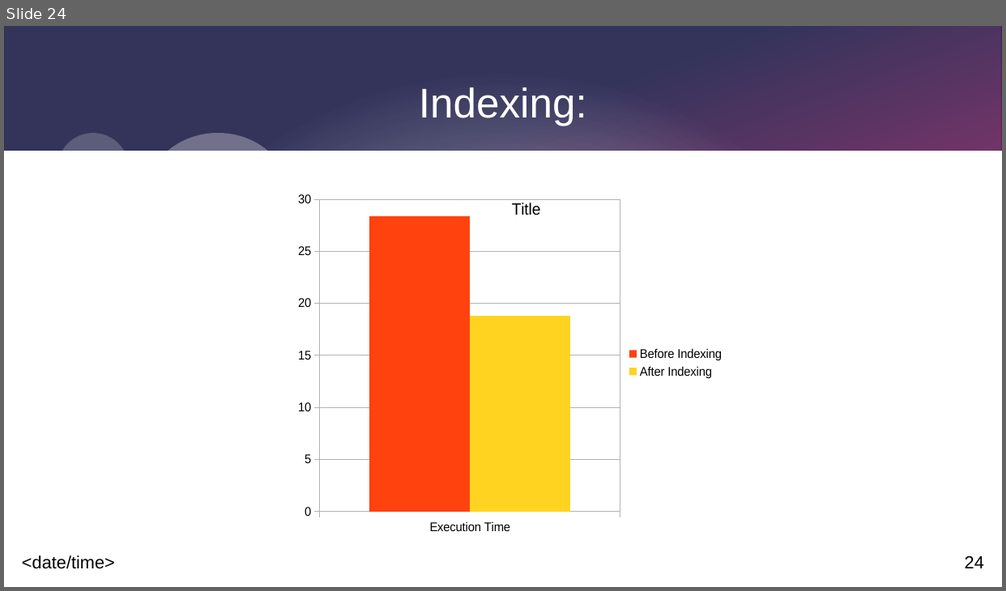
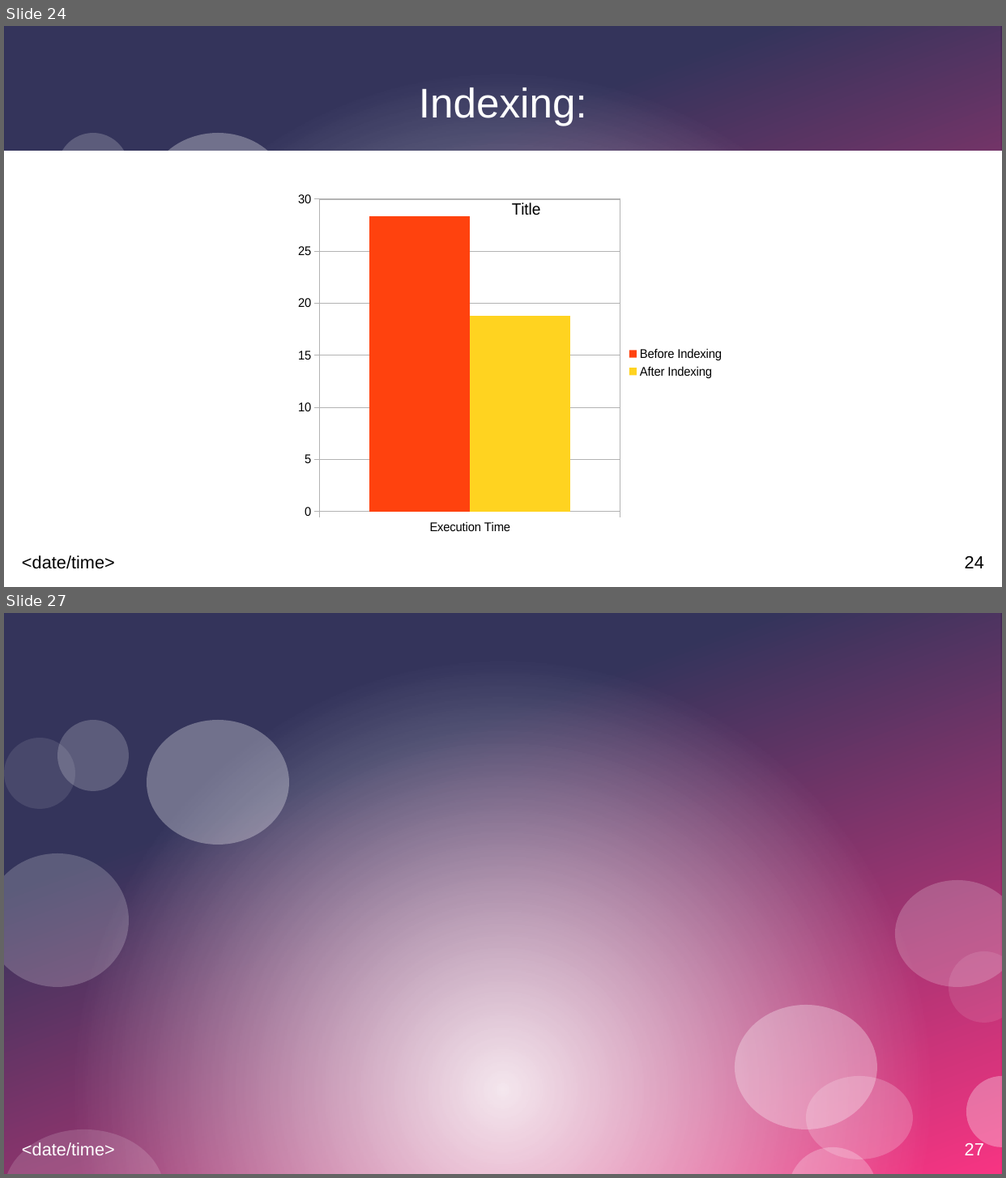
Before and after one commit to hamzaaldabe/QueryPerformanceAnalysis, a slide deck: QueryPerformanceAnalysis.odp. Shown one above the other, each under a label of ours: slide 24 before the commit, slides 24 and 27 after it; the slides between them are not shown. The pictures are 1006x591 and 1006x1178 pixels, drawn with LibreOffice and Linux fonts; fonts in the diff are those of the drawing; background and template pictures are left out; a plain dark background stands for a picture behind light text. Boxes give left, top, right and bottom in pixels: in the first picture for what was removed or moved away, otherwise in the second. Text is boxed around its words. In the diff, an @@ line names an element or a change of style, - is before the commit and + after.

```diff
--- a/QueryPerformanceAnalysis.odp
+++ b/QueryPerformanceAnalysis.odp
@@ slide 27 added at box(4, 613, 1002, 1174), background picture (left out); not listed: 7 template elements that a slide beside it also shows @@
@@ ellipse added at box(4, 854, 128, 988), fill #FFFFFF at 20% opacity @@
@@ ellipse added at box(895, 880, 1002, 987), fill #FFFFFF at 20% opacity @@
@@ ellipse added at box(948, 952, 1002, 1023), fill #FFFFFF at 10% opacity @@
@@ ellipse added at box(807, 1076, 913, 1160), fill #FFFFFF at 20% opacity @@
@@ ellipse added at box(966, 1076, 1002, 1148), fill #FFFFFF at 30% opacity @@
@@ ellipse added at box(4, 1130, 164, 1174), fill #FFFFFF at 15% opacity @@
@@ text added at box(22, 1143, 115, 1156), 14 pt, text #FFFFFF @@
+<date/time>
@@ ellipse added at box(788, 1148, 877, 1174), fill #FFFFFF at 25% opacity @@
```
Also in this commit, not shown: 2 other slides added, 1 slide removed.
